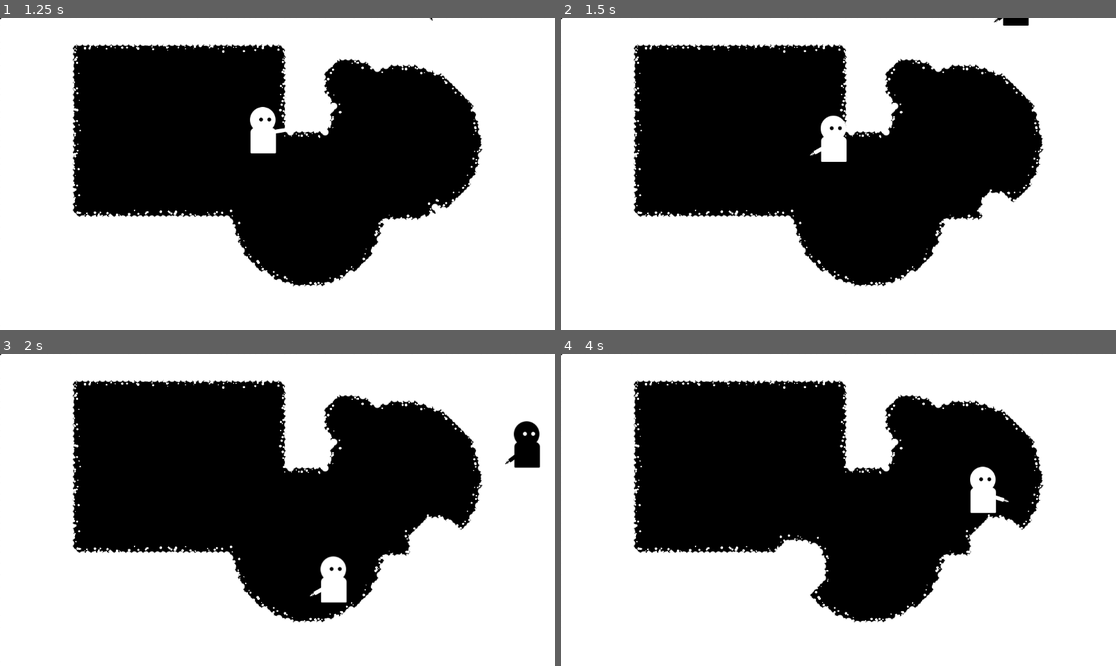
Above: before the commit, frames 1-4 (two rows, left to right).
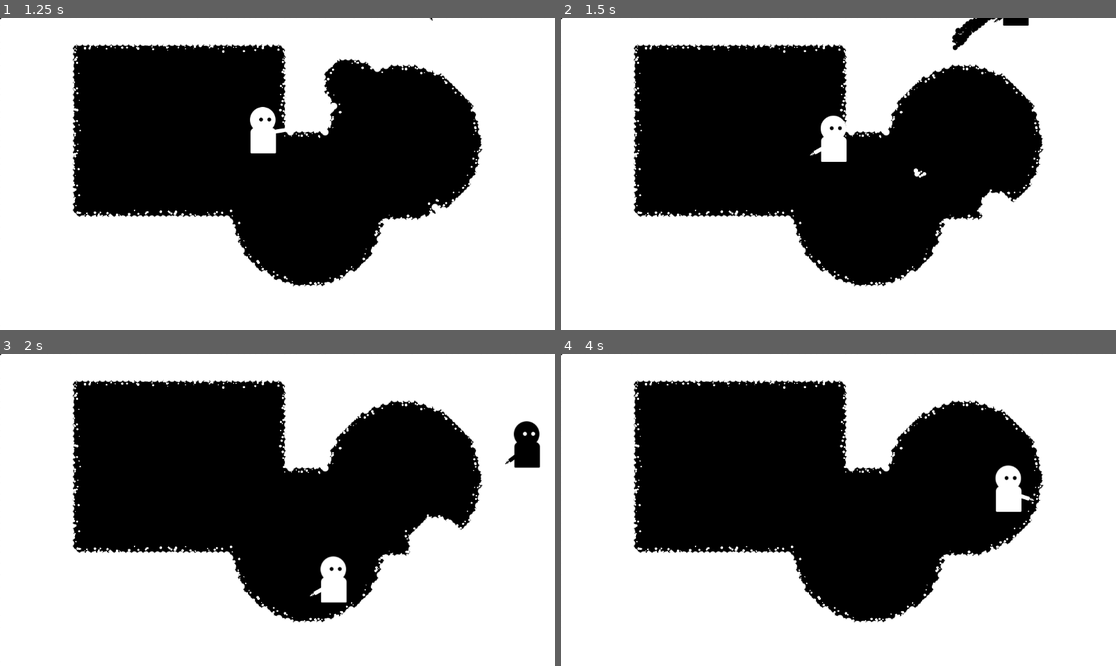
Above: after the commit, the same moments.

Repository: RobotRamen/margin
Game: Godot game, scene res://level_0.tscn
Two runs of this game, one before a commit and one after it. Both use one fixed random seed, a clock stepped at 60 frames per second and the inputs below.
Inputs (mouse positions are in pixels of both pictures, inside the frame that each line leads up to):
- Up to frame 1 (1.25 s): move the mouse to (399, 158) at 0.52 s; hold D (right_1) from 0.53 s (still down); tap Ctrl (restore_1, bound only after the commit) at 0.6 s; click (399, 158) at 0.67 s; tap Space (jump_1) at 0.77 s
- Up to frame 2 (1.5 s): keep holding D (right_1); move the mouse to (727, 189) at 1.27 s; tap Ctrl (restore_1, bound only after the commit) at 1.35 s
- Up to frame 3 (2 s): keep holding D (right_1); tap Space (jump_1) at 1.52 s
- Up to frame 4 (4 s): move the mouse to (894, 441) at 2.02 s; release D (right_1) at 2.03 s; hold A (left_1) 2.03-2.78 s; tap Ctrl (restore_1, bound only after the commit) at 2.1, 2.85, 3.6 s; move the mouse to (810, 572) at 2.77 s; hold D (right_1) from 2.78 s (still down); click (810, 572) at 2.92 s; tap Space (jump_1) at 3.02, 3.77 s; move the mouse to (1005, 556) at 3.52 s

Frame 1 is identical in both runs. In frame 2, 1.1% of the frame differs, in the area x 58-79%, y 0-52%; in frame 3, 0.8%; in frame 4, 3.7%, in the area x 38-86%, y 12-78%.

Commit message:
added restore

Diff:
--- a/black_blobber.gd
+++ b/black_blobber.gd
@@ -1,5 +1,6 @@
 extends Area2D
 
+@onready var black_character = $"../blackCharacter"
 
 func _ready():
 	$CollisionShape2D.shape.radius = 1.0
@@ -13,3 +14,4 @@
 		pix.visible = false
 		pix.set_collision_layer_value(2, true)
 		pix.set_collision_layer_value(1, false)
+		black_character.add_blackened_pixel(pix)
--- a/black_character.gd
+++ b/black_character.gd
@@ -7,9 +7,10 @@
 # Get the gravity from the project settings to be synced with RigidBody nodes.
 var gravity = ProjectSettings.get_setting("physics/2d/default_gravity")
 @onready var gun = $gun
-@onready var bullet = preload("res://black_bullet.tscn")
+const bullet = preload("res://black_bullet.tscn")
 @onready var bullet_spawn = $"gun/bullet spawn"
-
+const BLACK_RESTORE = preload("res://black_restore.tscn")
+var blackened_pixels = []
 
 func _physics_process(delta):
 	# Add the gravity.
@@ -19,6 +20,10 @@
 	# Handle Jump.
 	if Input.is_action_just_pressed("jump_1") and is_on_floor():
 		velocity.y = JUMP_VELOCITY
+
+
+	if Input.is_action_just_pressed("restore_1"):
+		restore()
 
 	# Get the input direction and handle the movement/deceleration.
 	# As good practice, you should replace UI actions with custom gameplay actions.
@@ -42,3 +47,23 @@
 	add_sibling(new_bullet)
 	new_bullet.position = bullet_spawn.global_position
 	new_bullet.apply_central_impulse((mouse_position - new_bullet.position).normalized() * 1000.0)
+
+func add_blackened_pixel(pixel):
+	if pixel not in blackened_pixels:
+		blackened_pixels.append(pixel)
+
+func restore():
+	for pix in blackened_pixels:
+		if pix.get_meta("colour", 0) == 1:
+			pix.visible = true
+			pix.set_collision_layer_value(1, true)
+			pix.set_collision_layer_value(2, false)
+			var new_restore = BLACK_RESTORE.instantiate()
+			add_sibling(new_restore)
+			new_restore.position = pix.position
+			new_restore.scale *= randf_range(0.2, 1.)
+	blackened_pixels = []
+
+
+func on_restore_pickup():
+	pass
--- a/black_character.tscn
+++ b/black_character.tscn
@@ -8,9 +8,9 @@
 radius = 25.0
 height = 96.0
 
-[node name="BlackCharacter" type="CharacterBody2D"]
+[node name="blackCharacter" type="CharacterBody2D"]
 process_mode = 4
-collision_layer = 2
+collision_layer = 16
 collision_mask = 2
 script = ExtResource("1_frj16")
 
--- /dev/null
+++ b/black_restore.gd
@@ -0,0 +1,13 @@
+extends Area2D
+
+@onready var black_character = $"../blackCharacter"
+const speed = 1500
+
+func _physics_process(delta):
+	var direction_to_character : Vector2 = (black_character.position + Vector2(0,-50)) - position
+	direction_to_character = direction_to_character.normalized()
+	position += direction_to_character * delta * speed
+
+	if get_overlapping_bodies():
+		black_character.on_restore_pickup()
+		queue_free()
--- /dev/null
+++ b/black_restore.tscn
@@ -0,0 +1,19 @@
+[gd_scene load_steps=4 format=3 uid="uid://c27uvkw2iydq7"]
+
+[ext_resource type="Script" path="res://black_restore.gd" id="1_vp61q"]
+[ext_resource type="Texture2D" uid="uid://csxeedq75ib36" path="res://sprites/white_circle.png" id="2_5k0yh"]
+
+[sub_resource type="CircleShape2D" id="CircleShape2D_ypcwo"]
+radius = 5.0
+
+[node name="black_restore" type="Area2D"]
+collision_layer = 0
+collision_mask = 16
+script = ExtResource("1_vp61q")
+
+[node name="Sprite2D" type="Sprite2D" parent="."]
+modulate = Color(0, 0, 0, 1)
+texture = ExtResource("2_5k0yh")
+
+[node name="CollisionShape2D" type="CollisionShape2D" parent="."]
+shape = SubResource("CircleShape2D_ypcwo")
--- a/black_start.gd
+++ b/black_start.gd
@@ -8,5 +8,6 @@
 		pix.visible = false
 		pix.set_collision_layer_value(1, false)
 		pix.set_collision_layer_value(2, true)
+		pix.set_meta("colour", 2)
 	if(!overlapping_pix.is_empty()):
 		queue_free()
--- a/level_0.tscn
+++ b/level_0.tscn
@@ -18,7 +18,7 @@
 [node name="whiteCharacter" parent="." instance=ExtResource("1_khf3c")]
 position = Vector2(391, 228)
 
-[node name="BlackCharacter" parent="." instance=ExtResource("2_ulvfy")]
+[node name="blackCharacter" parent="." instance=ExtResource("2_ulvfy")]
 position = Vector2(714, 113)
 
 [node name="Camera2D" type="Camera2D" parent="."]
--- a/pixel.tscn
+++ b/pixel.tscn
@@ -14,22 +14,18 @@
 scale = Vector2(0.3125, 0.3125)
 
 [node name="side_sprite" type="Sprite2D" parent="side_sprites"]
-scale = Vector2(1, 1)
 texture = ExtResource("1_pniq6")
 
 [node name="side_sprite2" type="Sprite2D" parent="side_sprites"]
 position = Vector2(-38.4, -32)
-scale = Vector2(1, 1)
 texture = ExtResource("1_pniq6")
 
 [node name="side_sprite3" type="Sprite2D" parent="side_sprites"]
 position = Vector2(-35.2, 0)
-scale = Vector2(1, 1)
 texture = ExtResource("1_pniq6")
 
 [node name="side_sprite4" type="Sprite2D" parent="side_sprites"]
 position = Vector2(12.8, -41.6)
-scale = Vector2(1, 1)
 texture = ExtResource("1_pniq6")
 
 [node name="main_sprite" type="Sprite2D" parent="."]
--- a/pixeller.gd
+++ b/pixeller.gd
@@ -2,7 +2,7 @@
 
 @onready var pixel = preload("res://pixel.tscn")
 @onready var white_character = $"../whiteCharacter"
-@onready var black_character = $"../BlackCharacter"
+@onready var black_character = $"../blackCharacter"
 
 var pixel_density = 6
 
@@ -18,5 +18,6 @@
 						side_sprite.position += Vector2(randf_range(-30., +30.),randf_range(-30., +30.))
 						side_sprite.scale *= randf_range(0.4, 1.3)
 				new_pixel.rotate(deg_to_rad(randf_range(0., 360.)))
+				new_pixel.set_meta("colour", 1)
 	white_character.process_mode = Node.PROCESS_MODE_INHERIT
 	black_character.process_mode = Node.PROCESS_MODE_INHERIT
--- a/project.godot
+++ b/project.godot
@@ -46,12 +46,19 @@
 "deadzone": 0.5,
 "events": []
 }
+restore_1={
+"deadzone": 0.5,
+"events": [Object(InputEventKey,"resource_local_to_scene":false,"resource_name":"","device":-1,"window_id":0,"alt_pressed":false,"shift_pressed":false,"ctrl_pressed":false,"meta_pressed":false,"pressed":false,"keycode":0,"physical_keycode":4194326,"key_label":0,"unicode":0,"echo":false,"script":null)
+]
+}
 
 [layer_names]
 
 2d_physics/layer_1="white"
 2d_physics/layer_2="black"
 2d_physics/layer_3="all pixels"
+2d_physics/layer_4="white character"
+2d_physics/layer_5="black character"
 
 [rendering]
 
--- a/white_blobber.gd
+++ b/white_blobber.gd
@@ -1,4 +1,6 @@
 extends Area2D
+
+@onready var white_character = $"../whiteCharacter"
 
 func _ready():
 	$CollisionShape2D.shape.radius = 1.0
@@ -12,3 +14,4 @@
 		pix.visible = true
 		pix.set_collision_layer_value(1, true)
 		pix.set_collision_layer_value(2, false)
+		white_character.add_whitened_pixel(pix)
--- a/white_bullet.tscn
+++ b/white_bullet.tscn
@@ -7,6 +7,7 @@
 radius = 7.0
 
 [node name="whiteBullet" type="RigidBody2D"]
+collision_layer = 0
 can_sleep = false
 continuous_cd = 2
 max_contacts_reported = 1
--- a/white_character.gd
+++ b/white_character.gd
@@ -7,8 +7,13 @@
 # Get the gravity from the project settings to be synced with RigidBody nodes.
 var gravity = ProjectSettings.get_setting("physics/2d/default_gravity")
 @onready var gun = $gun
-@onready var bullet = preload("res://white_bullet.tscn")
+
 @onready var bullet_spawn = $"gun/bullet spawn"
+
+const WHITE_RESTORE = preload("res://white_restore.tscn")
+const bullet = preload("res://white_bullet.tscn")
+
+var whitened_pixels = []
 
 
 func _physics_process(delta):
@@ -19,6 +24,9 @@
 	# Handle Jump.
 	if Input.is_action_just_pressed("jump_1") and is_on_floor():
 		velocity.y = JUMP_VELOCITY
+
+	if Input.is_action_just_pressed("restore_1"):
+		restore()
 
 	# Get the input direction and handle the movement/deceleration.
 	# As good practice, you should replace UI actions with custom gameplay actions.
@@ -42,3 +50,22 @@
 	add_sibling(new_bullet)
 	new_bullet.position = bullet_spawn.global_position
 	new_bullet.apply_central_impulse((mouse_position - new_bullet.position).normalized() * 1000.0)
+
+func add_whitened_pixel(pixel):
+	if pixel not in whitened_pixels:
+		whitened_pixels.append(pixel)
+
+func restore():
+	for pix in whitened_pixels:
+		if pix.get_meta("colour", 0) == 2:
+			pix.visible = false
+			pix.set_collision_layer_value(2, true)
+			pix.set_collision_layer_value(1, false)
+			var new_restore = WHITE_RESTORE.instantiate()
+			add_sibling(new_restore)
+			new_restore.position = pix.position
+			new_restore.scale *= randf_range(0.2, 1.)
+	whitened_pixels = []
+
+func on_restore_pickup():
+	pass
--- a/white_character.tscn
+++ b/white_character.tscn
@@ -10,6 +10,7 @@
 
 [node name="whiteCharacter" type="CharacterBody2D"]
 process_mode = 4
+collision_layer = 8
 script = ExtResource("1_1vbqw")
 
 [node name="Sprite2D" type="Sprite2D" parent="."]
--- /dev/null
+++ b/white_restore.gd
@@ -0,0 +1,13 @@
+extends Area2D
+
+@onready var white_character = $"../whiteCharacter"
+const speed = 1500
+
+func _physics_process(delta):
+	var direction_to_character : Vector2 = (white_character.position + Vector2(0,-50)) - position
+	direction_to_character = direction_to_character.normalized()
+	position += direction_to_character * delta * speed
+
+	if get_overlapping_bodies():
+		white_character.on_restore_pickup()
+		queue_free()
--- /dev/null
+++ b/white_restore.tscn
@@ -0,0 +1,18 @@
+[gd_scene load_steps=4 format=3 uid="uid://crmtdoal11wr5"]
+
+[ext_resource type="Texture2D" uid="uid://csxeedq75ib36" path="res://sprites/white_circle.png" id="1_bjmm1"]
+[ext_resource type="Script" path="res://white_restore.gd" id="1_w2vv4"]
+
+[sub_resource type="CircleShape2D" id="CircleShape2D_ypcwo"]
+radius = 5.0
+
+[node name="white_restore" type="Area2D"]
+collision_layer = 0
+collision_mask = 8
+script = ExtResource("1_w2vv4")
+
+[node name="Sprite2D" type="Sprite2D" parent="."]
+texture = ExtResource("1_bjmm1")
+
+[node name="CollisionShape2D" type="CollisionShape2D" parent="."]
+shape = SubResource("CircleShape2D_ypcwo")
